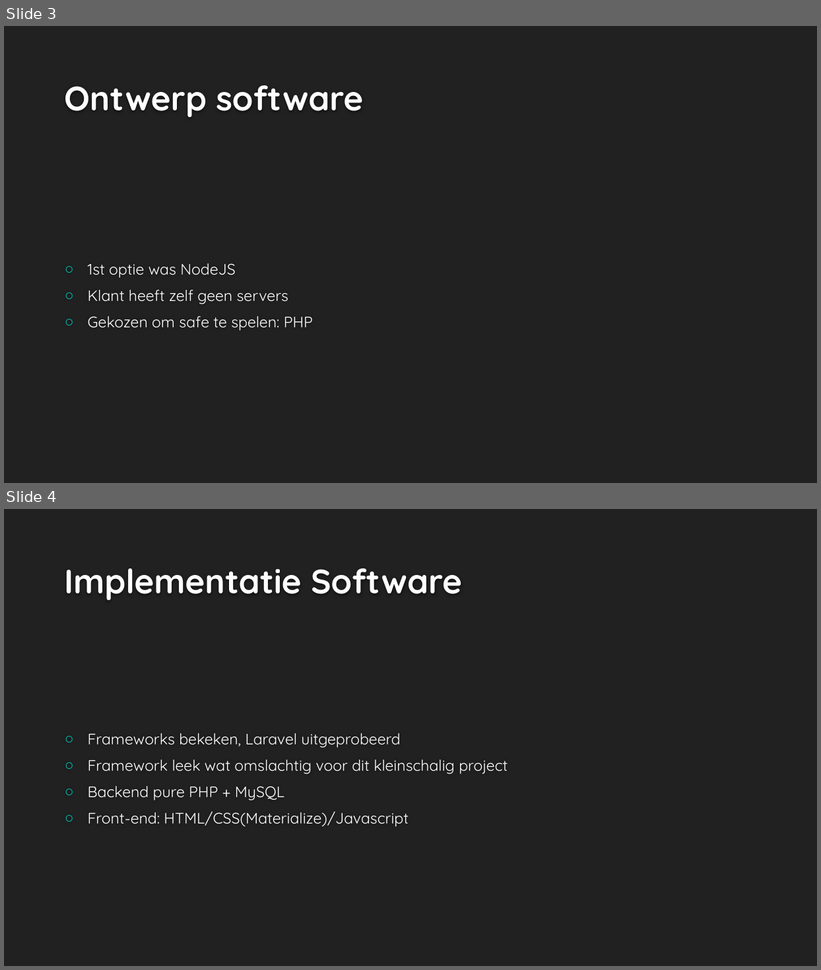
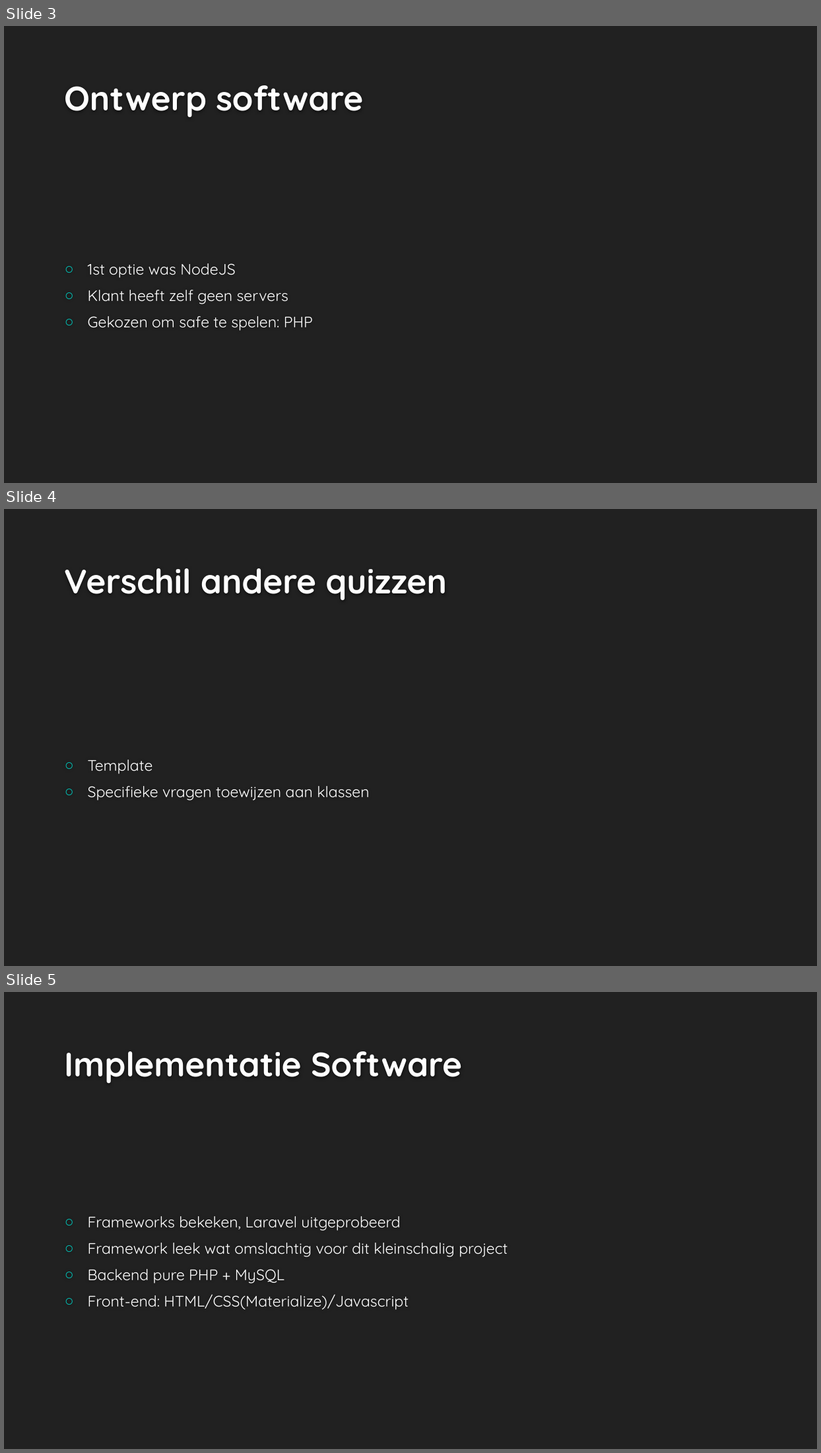
Before and after one commit to Renzie/Verkeersquiz-Puurs, a slide deck: extra/presentatie-Puurs.pptx. Shown one above the other, each under a label of ours: slides 3 and 4 before the commit, slides 3, 4 and 5 after it. The pictures are 821x970 and 821x1453 pixels, drawn with LibreOffice and Linux fonts; fonts in the diff are those of the drawing; background and template pictures are left out. Boxes give left, top, right and bottom in pixels: in the first picture for what was removed or moved away, otherwise in the second. Text is boxed around its words. In the diff, an @@ line names an element or a change of style, - is before the commit and + after.

```diff
--- a/extra/presentatie-Puurs.pptx
+++ b/extra/presentatie-Puurs.pptx
@@ slide 4 added at <box>4,509,817,966</box>, background #212121 @@
@@ title added at <box>64,568,448,600</box>, 40 pt, text #FEFEFE, bold @@
+Verschil andere quizzen
@@ text added at <box>88,760,369,801</box>, 18 pt, text #FFFFFF @@
+○ Template
+○ Specifieke vragen toewijzen aan klassen
@@ what was slide 4 is now slide 5 @@
```
Also in this commit, not shown: 1 slide changed.
